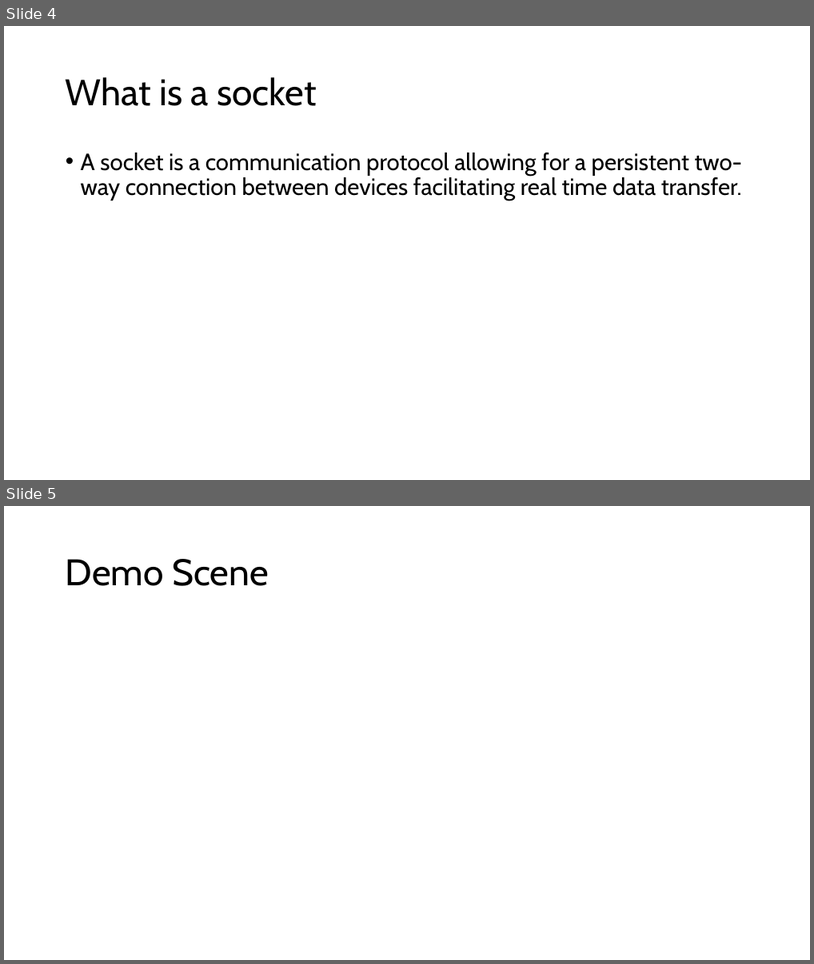
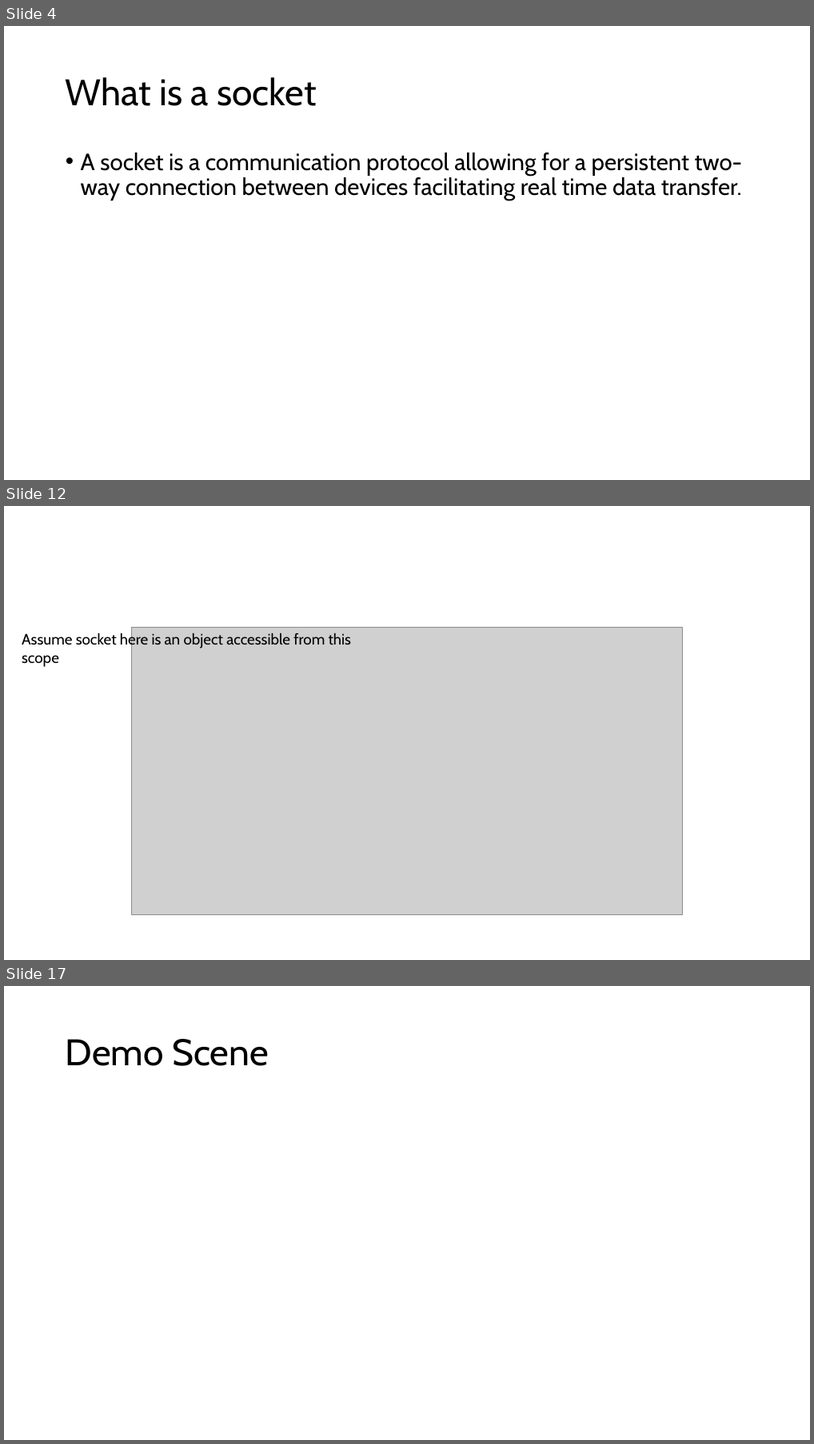
Before and after one commit to JamesB0010/ThreeJsMultiplayerDemonstration, a slide deck: Presentation/Multiplayer web games.pptx. Shown one above the other, each under a label of ours: slides 4 and 5 before the commit, slides 4, 12 and 17 after it; the slides between them are not shown. The pictures are 814x964 and 814x1444 pixels, drawn with LibreOffice and Linux fonts; fonts in the diff are those of the drawing; grey boxes stand for pictures. Boxes give left, top, right and bottom in pixels: in the first picture for what was removed or moved away, otherwise in the second. Text is boxed around its words. In the diff, an @@ line names an element or a change of style, - is before the commit and + after.

```diff
--- a/Presentation/Multiplayer web games.pptx
+++ b/Presentation/Multiplayer web games.pptx
@@ slide 12 added at [4,506,810,960], background #FFFFFF @@
@@ text added at [22,632,351,667], 18 pt, text #000000 @@
+Assume socket here is an object accessible from this scope
@@ picture added at [132,627,682,915] @@
@@ what was slide 5 is now slide 17 @@
```
Also in this commit, not shown: 1 slide changed, 12 other slides added.
